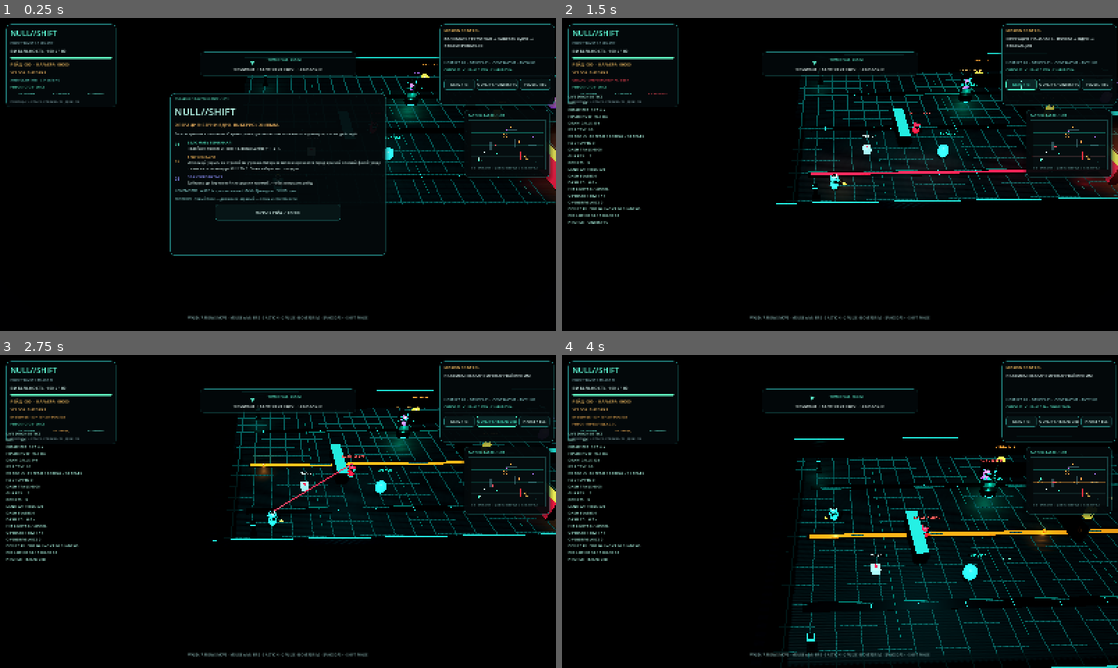
Above: before the commit, frames 1-4 (two rows, left to right).
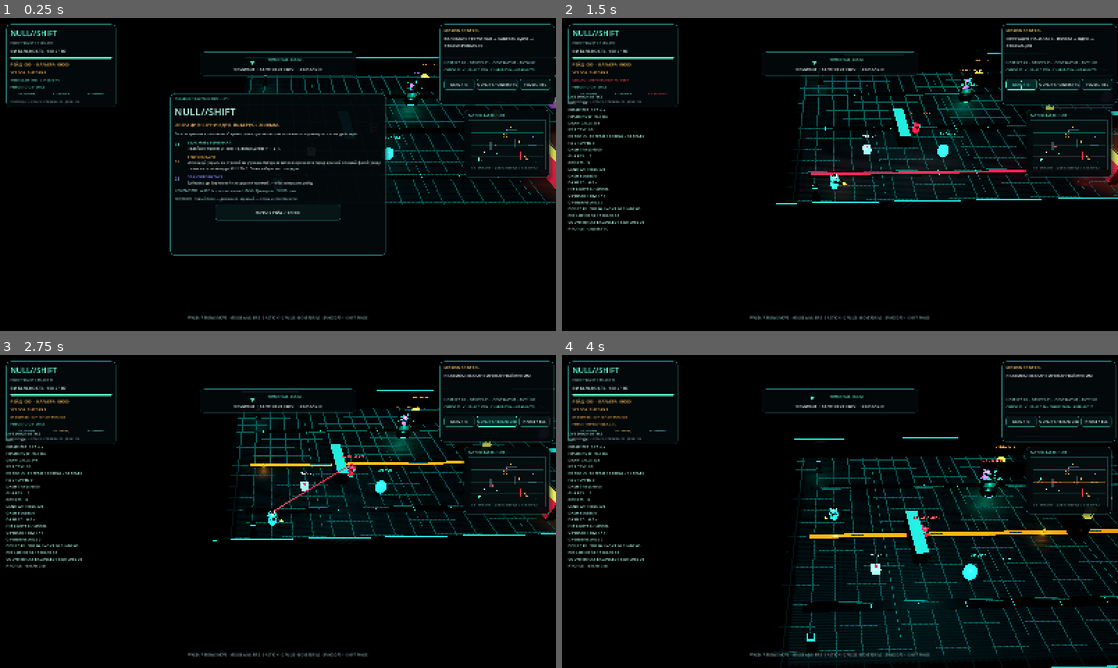
Above: after the commit, the same moments.

Repository: HADJAL001/osgard-world
Game: Godot game, scene res://scenes/main.tscn
The game is run twice, just before and just after one commit, with the same random seed, the same clock (stepped at 60 frames per second) and the same inputs.
Inputs (mouse positions are in pixels of both pictures, inside the frame that each line leads up to):
- Up to frame 1 (0.25 s): no input
- Up to frame 2 (1.5 s): click "НАЧАТЬ РЕЙД / ENTER" at 0.5 s; click "DIAG / F3" at 1.25 s
- Up to frame 3 (2.75 s): click "QUALITY / CINEMATIC" at 2 s
- Up to frame 4 (4 s): tap Enter at 2.75, 2.85 s; move the mouse to (812, 574) at 2.77 s; hold Up from 2.78 s (still down); click (812, 574) at 2.92 s; tap Space at 3.02, 3.77 s; move the mouse to (1006, 558) at 3.52 s; tap Keypad Enter at 3.6 s

The runs differ from the first frame. In frame 1, less than 0.1% of the frame differs, in the area x 92-97%, y 16-17%; in frame 2, 0.2%, in the area x 1-97%, y 16-68%; in frame 3, 0.2%; in frame 4, 0.2%.

Commit message:
feat(null-shift): add adaptive counterplay AI director and engineering blueprint

Diff:
--- a/godot/null-shift/scripts/main.gd
+++ b/godot/null-shift/scripts/main.gd
@@ -301,6 +301,14 @@
 var daily_shift_instability_bonus := 0.0
 var daily_radar_jammed := false
 var daily_supply_blackout := false
+# COUNTERPLAY DIRECTOR / 0.16: local-only, decaying behavioural signals; no telemetry upload.
+const TACTICAL_DOCTRINE_REFRESH_SECONDS := 1.0
+const TACTICAL_DOCTRINE_LOCK_SECONDS := 5.5
+var tactical_action_counts: Dictionary = {"dash": 0.0, "pulse": 0.0, "phase": 0.0}
+var tactical_doctrine_clock := 0.0
+var tactical_doctrine_lock_timer := 0.0
+var adaptive_doctrine := "BALANCED"
+var tactical_doctrine_changes := 0
 
 func _ready() -> void:
 	_reset_runtime_collections()
@@ -344,6 +352,15 @@
 	daily_shift_instability_bonus = 0.0
 	daily_radar_jammed = false
 	daily_supply_blackout = false
+	tactical_action_counts = tactical_action_counts.duplicate()
+	tactical_action_counts.clear()
+	tactical_action_counts["dash"] = 0.0
+	tactical_action_counts["pulse"] = 0.0
+	tactical_action_counts["phase"] = 0.0
+	tactical_doctrine_clock = 0.0
+	tactical_doctrine_lock_timer = 0.0
+	adaptive_doctrine = "BALANCED"
+	tactical_doctrine_changes = 0
 	combat_noise_position = Vector3.ZERO
 	combat_noise_radius = 0.0
 	combat_noise_timer = 0.0
@@ -1868,6 +1885,7 @@
 	if dash_direction.length_squared() < 0.001:
 		dash_direction = Vector3.FORWARD
 	dash_timer = DASH_DURATION
+	_record_tactical_action("dash")
 	dash_cooldown = DASH_COOLDOWN
 	dash_trail_clock = 0.0
 	dash_trail_last_position = player.global_position
@@ -2120,6 +2138,16 @@
 			radius = 5.4
 		"WARDEN":
 			radius = 7.0
+	if adaptive_doctrine == "SPLIT":
+		match role:
+			"STALKER":
+				radius = 10.4
+			"HEAVY":
+				radius = 12.8
+			"WARDEN":
+				radius = 14.4
+			_:
+				radius = 13.4
 	var angle := float(guard.get("tactical_angle", float(guard.get("tactical_slot", 0)) * GUARD_FLANK_GOLDEN_ANGLE))
 	var target := target_position + Vector3(cos(angle) * radius, 0.0, sin(angle) * radius)
 	target.x = clampf(target.x, -21.0, 21.0)
@@ -2237,16 +2265,24 @@
 				continue
 			if float(guard.get("dash_timer", 0.0)) > 0.0:
 				guard["dash_timer"] = dash_timer
-				body.velocity = to_player.normalized() * _effective_guard_speed(guard) * 3.4
+				if adaptive_doctrine == "INTERCEPT":
+					var intercept_target: Vector3 = guard.get("dash_target_position", player.global_position)
+					var intercept_direction := intercept_target - body.global_position
+					intercept_direction.y = 0.0
+					body.velocity = intercept_direction.normalized() * _effective_guard_speed(guard) * 3.4 if intercept_direction.length() > 0.9 else Vector3.ZERO
+				else:
+					body.velocity = to_player.normalized() * _effective_guard_speed(guard) * 3.4
 				body.move_and_slide()
 				if body.global_position.distance_to(player.global_position) < 2.15 and damage_cooldown <= 0.0 and _has_clear_path_to_player(body.global_position + Vector3.UP * 0.8, body):
 					_damage_player(14.0)
 				guards[index] = guard
 				continue
 			if sees_player and dash_cooldown <= 0.0 and distance > 4.5 and distance < 12.8:
-				guard["dash_windup"] = 0.42
+				guard["dash_windup"] = 0.50 if adaptive_doctrine == "INTERCEPT" else 0.42
+				guard["dash_target_position"] = _predict_intercept_position(player.global_position, player.velocity, dash_timer) if adaptive_doctrine == "INTERCEPT" else player.global_position
+				var stalker_telegraph_target: Vector3 = guard["dash_target_position"]
 				guard["dash_cooldown"] = 3.7
-				_spawn_beam(body.global_position + Vector3.UP * 0.9, player.global_position + Vector3.UP * 0.6, materials["violet"], 0.46)
+				_spawn_beam(body.global_position + Vector3.UP * 0.9, stalker_telegraph_target + Vector3.UP * 0.6, materials["violet"], 0.46)
 				body.velocity = Vector3.ZERO
 				guards[index] = guard
 				continue
@@ -2690,6 +2726,7 @@
 		objective_text = "ИМПУЛЬС ПЕРЕЗАРЯЖАЕТСЯ · %.1f С" % pulse_cooldown
 		return
 	pulse_cooldown = maxf(2.0, 5.0 - float(pulse_level) * 0.7)
+	_record_tactical_action("pulse")
 	_emit_combat_noise(player.global_position, 26.0, "pulse")
 	var count := 0
 	var suppressed_count := 0
@@ -2720,7 +2757,8 @@
 	if null_shift_timer > 0.0 or paused_game or mission_finished:
 		return
 	null_shift_timer = 3.8
-	_emit_combat_noise(player.global_position, 18.0, "phase")
+	_record_tactical_action("phase")
+	_emit_combat_noise(player.global_position, _phase_noise_radius(), "phase")
 	instability = minf(100.0, instability + 24.0 + daily_shift_instability_bonus)
 	phase_flash_timer = maxf(phase_flash_timer, 0.34)
 	_screen_impulse(0.105, 0.2)
@@ -3009,6 +3047,7 @@
 	_update_hud()
 
 func _update_combat_director(delta: float) -> void:
+	_update_tactical_doctrine(delta)
 	if combat_combo_timer > 0.0:
 		combat_combo_timer = maxf(0.0, combat_combo_timer - delta)
 		if combat_combo_timer <= 0.0 and combat_combo > 0:
@@ -3176,6 +3215,77 @@
 				health_readout.text = "HP %d / %d" % [int(guard["hp"]), int(guard["max_hp"])]
 	guard["daily_mutators_applied"] = true
 	guards[index] = guard
+
+
+func _record_tactical_action(action: String) -> void:
+	if not tactical_action_counts.has(action):
+		return
+	tactical_action_counts[action] = minf(24.0, float(tactical_action_counts.get(action, 0.0)) + 1.0)
+
+func _select_tactical_doctrine(counts: Dictionary) -> String:
+	var actions := ["dash", "pulse", "phase"]
+	var total := 0.0
+	var best_action := ""
+	var best_value := -1.0
+	for action in actions:
+		var value := maxf(0.0, float(counts.get(action, 0.0)))
+		total += value
+		if value > best_value:
+			best_value = value
+			best_action = action
+	if total < 2.5 or best_value / maxf(total, 0.001) < 0.48:
+		return "BALANCED"
+	match best_action:
+		"dash":
+			return "INTERCEPT"
+		"pulse":
+			return "SPLIT"
+		"phase":
+			return "ECHO_TRACK"
+	return "BALANCED"
+
+func _update_tactical_doctrine(delta: float) -> void:
+	var dt := maxf(0.0, delta)
+	tactical_doctrine_lock_timer = maxf(0.0, tactical_doctrine_lock_timer - dt)
+	tactical_doctrine_clock -= dt
+	for action in ["dash", "pulse", "phase"]:
+		var decayed := float(tactical_action_counts.get(action, 0.0)) * pow(0.91, dt)
+		tactical_action_counts[action] = 0.0 if decayed < 0.025 else decayed
+	if tactical_doctrine_clock > 0.0:
+		return
+	tactical_doctrine_clock = TACTICAL_DOCTRINE_REFRESH_SECONDS
+	if tactical_doctrine_lock_timer > 0.0:
+		return
+	var next_doctrine := _select_tactical_doctrine(tactical_action_counts)
+	if next_doctrine == adaptive_doctrine:
+		return
+	adaptive_doctrine = next_doctrine
+	tactical_doctrine_changes += 1
+	tactical_doctrine_lock_timer = TACTICAL_DOCTRINE_LOCK_SECONDS
+	match adaptive_doctrine:
+		"INTERCEPT":
+			objective_text = "AI COUNTERPLAY · INTERCEPT · СТРАЖ ПРЕДСКАЗЫВАЕТ РЫВОК"
+		"SPLIT":
+			objective_text = "AI COUNTERPLAY · SPLIT · ОХРАНА РАСПРЕДЕЛЯЕТСЯ ПО АРЕНЕ"
+		"ECHO_TRACK":
+			objective_text = "AI COUNTERPLAY · ECHO TRACK · СЛЕД СДВИГА СЛЫШЕН ДАЛЬШЕ"
+		_:
+			objective_text = "AI COUNTERPLAY · BALANCED · БАЗОВАЯ ТАКТИКА"
+	_update_hud()
+
+func _predict_intercept_position(position: Vector3, velocity: Vector3, dash_remaining: float) -> Vector3:
+	var planar_velocity := Vector3(velocity.x, 0.0, velocity.z)
+	var lead_seconds := clampf(planar_velocity.length() * 0.025, 0.0, 0.22)
+	if dash_remaining > 0.0:
+		lead_seconds = minf(maxf(0.0, dash_remaining), 0.24)
+	var predicted := position + planar_velocity * lead_seconds
+	predicted.x = clampf(predicted.x, -21.0, 21.0)
+	predicted.z = clampf(predicted.z, -12.0, 12.0)
+	predicted.y = position.y
+	return predicted
+
+func _phase_noise_radius() -> float:
+	return 26.0 if adaptive_doctrine == "ECHO_TRACK" else 18.0
 
 func _today_date_code() -> String:
 	return Time.get_date_string_from_system(true).replace("-", "")
@@ -4640,7 +4750,7 @@
 		telemetry_label.text += "  ·  REACT EMP %02d / NOVA %02d / LANE %02d" % [device_emp_overloads, device_cell_novas, device_lane_collapses]
 	if is_instance_valid(combat_status_label):
 		var overdrive_readout := "LIVE %.1f S" % overdrive_timer if overdrive_timer > 0.0 else "CHARGE %03d%%" % int(roundf(overdrive_charge))
-		combat_status_label.text = "COMBO %02d · ×%.2f · ACC %.0f%% · %s" % [combat_combo, _combat_combo_multiplier(combat_combo), _combat_accuracy_percentage(), overdrive_readout]
+		combat_status_label.text = "COMBO %02d · ×%.2f · ACC %.0f%% · %s · AI %s" % [combat_combo, _combat_combo_multiplier(combat_combo), _combat_accuracy_percentage(), overdrive_readout, adaptive_doctrine]
 		combat_status_label.add_theme_color_override("font_color", Color(0.92, 0.72, 1.0) if overdrive_timer > 0.0 else (Color(1.0, 0.77, 0.39) if combat_combo >= 4 else Color(0.38, 1.0, 0.86)))
 	if is_instance_valid(overdrive_bar):
 		overdrive_bar.value = clampf(overdrive_charge, 0.0, OVERDRIVE_MAX_CHARGE)
@@ -4660,10 +4770,10 @@
 		var active_impact_lights: int = _active_impact_light_count()
 		var operator_rim_active: int = int(is_instance_valid(operator_rim_light) and operator_rim_light.visible)
 		var profile: String = "PERFORMANCE" if performance_quality else ("BALANCED" if not cinematic_quality else ("AUTO-OPTIMIZED" if adaptive_quality_degraded else "CINEMATIC"))
-		diagnostics_label.text = "LIVE DIAGNOSTICS\nFPS        %02 …(342 unchanged characters)… E %02d\nEXFIL REINF %02d / BREACH %02d\nPROFILE    %s" % [
+		diagnostics_label.text = "LIVE DIAGNOSTICS\nFPS        %02 …(342 unchanged characters)… E %02d\nEXFIL REINF %02d / BREACH %02d\nCOUNTERPLAY %s / SWITCHES %02d\nPROFILE    %s" % [
 			Engine.get_frames_per_second(), fps_p95_ms, current_frame_ms, draw_calls,
 			effects.size(), beam_pool.size(), ring_pool.size(), spark_pool.size(), effect_pool_exhaustions,
-			dash_trails_emitted, guards.size(), _living_device_count( …(234 unchanged characters)… nts_spawned, extraction_overload_count, profile
+			dash_trails_emitted, guards.size(), _living_device_count( …(234 unchanged characters)… nts_spawned, extraction_overload_count, adaptive_doctrine, tactical_doctrine_changes, profile
 		]
 
 func _update_input_hint() -> void:
--- a/godot/null-shift/tests/runtime_smoke.gd
+++ b/godot/null-shift/tests/runtime_smoke.gd
@@ -24,6 +24,51 @@
 	if not _expect(game.get_script() != null, "main scene script must load without GDScript parse errors"):
 		return
 
+	print("RUNTIME_STAGE: adaptive counterplay doctrine")
+	if not _expect(game._select_tactical_doctrine({"dash": 6.0, "pulse": 1.0, "phase": 1.0}) == "INTERCEPT", "dash-heavy behaviour must select the telegraphed INTERCEPT doctrine"):
+		return
+	if not _expect(game._select_tactical_doctrine({"dash": 1.0, "pulse": 6.0, "phase": 1.0}) == "SPLIT", "pulse-heavy behaviour must select the formation-splitting doctrine"):
+		return
+	if not _expect(game._select_tactical_doctrine({"dash": 1.0, "pulse": 1.0, "phase": 6.0}) == "ECHO_TRACK", "phase-heavy behaviour must select the acoustic ECHO TRACK doctrine"):
+		return
+	if not _expect(game._select_tactical_doctrine({"dash": 1.0, "pulse": 1.0, "phase": 1.0}) == "BALANCED" and game._select_tactical_doctrine({}) == "BALANCED", "weak or evenly mixed evidence must keep the default doctrine"):
+		return
+	var learned_ranger: Vector3 = game._guard_flank_target({"role": "RANGER", "tactical_angle": 0.0}, Vector3(0.0, 0.82, 0.0))
+	game.adaptive_doctrine = "SPLIT"
+	var split_ranger: Vector3 = game._guard_flank_target({"role": "RANGER", "tactical_angle": 0.0}, Vector3(0.0, 0.82, 0.0))
+	if not _expect(learned_ranger.distance_to(Vector3(0.0, 0.82, 0.0)) < 7.0 and split_ranger.distance_to(Vector3(0.0, 0.82, 0.0)) > 12.5, "SPLIT must reposition the ranger outside one pulse's normal suppression radius"):
+		return
+	game.adaptive_doctrine = "BALANCED"
+	if not _expect(is_equal_approx(game._phase_noise_radius(), 18.0), "default phase shift must preserve its standard audible radius"):
+		return
+	game.adaptive_doctrine = "ECHO_TRACK"
+	if not _expect(is_equal_approx(game._phase_noise_radius(), 26.0), "ECHO TRACK must increase the actual phase-shift audible radius"):
+		return
+	game.adaptive_doctrine = "BALANCED"
+	var predicted_walk := game._predict_intercept_position(Vector3(0.0, 0.82, 0.0), Vector3(7.0, 0.0, 0.0), 0.0)
+	if not _expect(predicted_walk.x > 0.0 and predicted_walk.x < 2.0 and is_equal_approx(predicted_walk.y, 0.82), "interceptor must lead planar movement with bounded, deterministic prediction"):
+		return
+	var predicted_edge := game._predict_intercept_position(Vector3(20.8, 0.82, 11.8), Vector3(20.0, 0.0, 20.0), 0.24)
+	if not _expect(predicted_edge.x <= 21.0 and predicted_edge.z <= 12.0 and is_equal_approx(predicted_edge.y, 0.82), "intercept prediction must remain inside arena bounds and preserve ground height"):
+		return
+	var old_tactic_counts: Dictionary = game.tactical_action_counts.duplicate(true)
+	var old_doctrine: String = game.adaptive_doctrine
+	var old_doctrine_clock: float = game.tactical_doctrine_clock
+	var old_doctrine_lock: float = game.tactical_doctrine_lock_timer
+	var old_doctrine_changes: int = game.tactical_doctrine_changes
+	game.tactical_action_counts = {"dash": 6.0, "pulse": 1.0, "phase": 1.0}
+	game.adaptive_doctrine = "BALANCED"
+	game.tactical_doctrine_clock = 0.0
+	game.tactical_doctrine_lock_timer = 0.0
+	game.tactical_doctrine_changes = 0
+	game._update_tactical_doctrine(0.016)
+	if not _expect(game.adaptive_doctrine == "INTERCEPT" and game.tactical_doctrine_changes == 1, "director must apply an evidence-backed doctrine and count the transition"):
+		return
+	game.tactical_action_counts = old_tactic_counts
+	game.adaptive_doctrine = old_doctrine
+	game.tactical_doctrine_clock = old_doctrine_clock
+	game.tactical_doctrine_lock_timer = old_doctrine_lock
+	game.tactical_doctrine_changes = old_doctrine_changes
 	print("RUNTIME_STAGE: tactical perception, squad radio and acoustic events")
 	print("RUNTIME_STAGE: flank director and cover-aware navigation")
 	var flank_origin := Vector3(0.0, 0.82, 0.0)
Not shown, changed: docs/04_NULL_SHIFT_GAME_DESIGN.md
Not shown, added: docs/NULL_SHIFT_ENGINEERING_BLUEPRINT_2026.md
Not shown, changed: scripts/null-shift-godot-smoke.mjs
